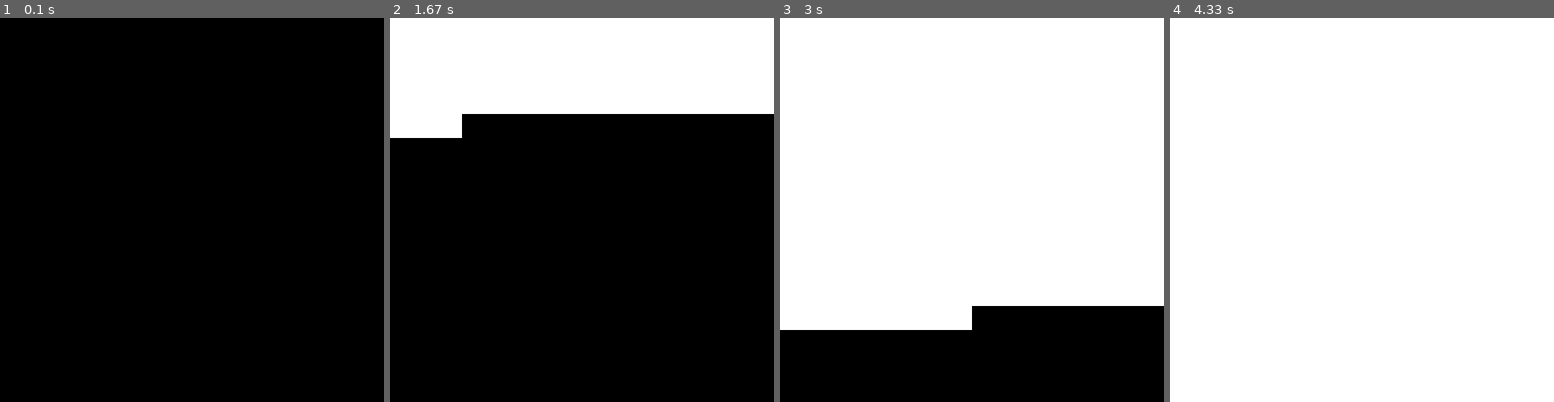
Above: before the commit, frames 1-4 (left to right).
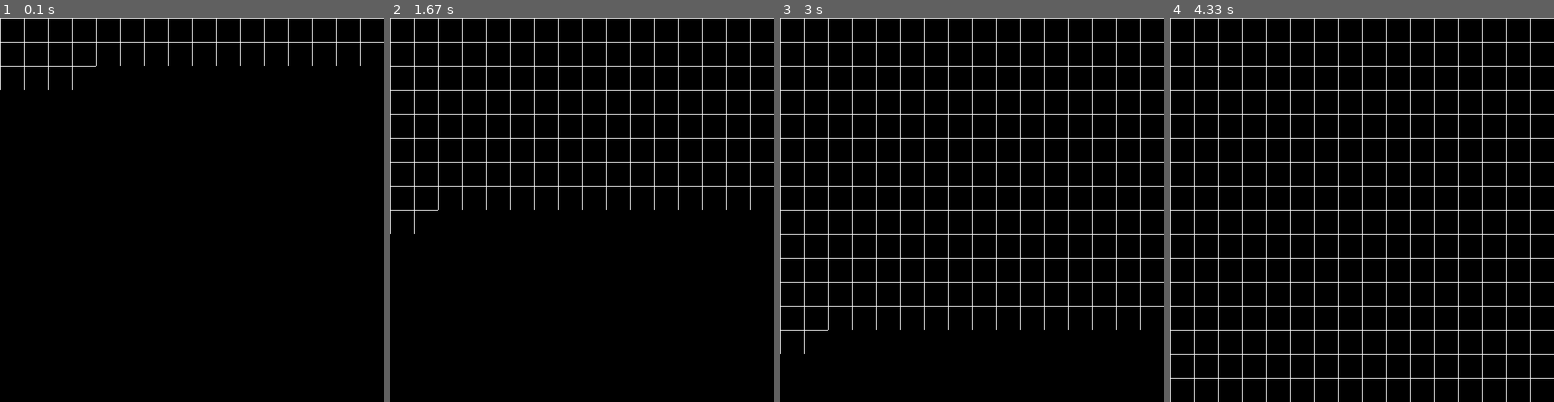
Above: after the commit, the same moments.

Repository: mdunn99/gameoflife
Game: pygame game, started from pygame_tut.py
The game is run twice, just before and just after one commit, with the same random seed, the same clock (stepped at 60 frames per second) and the same inputs.
Inputs:
- Up to frame 1 (0.1 s): no input
- Up to frame 2 (1.67 s): no input
- Up to frame 3 (3 s): no input
- Up to frame 4 (4.33 s): no input

The runs differ from the first frame. In frame 1, 0.9% of the frame differs, in the area x 0-100%, y 0-19%; in frame 2, 26%; in frame 3, 74%; in frame 4, 94%, in the area x 0-100%, y 0-100%.

Commit message:
draw grid

Diff:
--- a/pygame_tut.py
+++ b/pygame_tut.py
@@ -9,7 +9,7 @@
 # set color of live cell
 color = (255,255,255)
 
-array = np.ones((16, 16), dtype=int) # placeholder for real array
+array = np.zeros((16, 16), dtype=int) # placeholder for real array
 
 array_width_height = math.sqrt(array.size)
 
@@ -25,33 +25,30 @@
 # Game loop
 running = True
 while running:
-    sleep(1)
     for event in pygame.event.get():
         if event.type == pygame.QUIT:
             running = False
 
-    # because the screen is resizable, we want to continuously get the
-    # sizes so that we can fill the screen properly
-    screen_width, screen_height = screen.get_size()
-
+    # draw the grid
+    for row_i, row in enumerate(array):
+        for cell_i, cell in enumerate(row):
+            pygame.draw.rect(screen, (255,255,255),
+                             pygame.Rect(cell_i*cell_width,row_i*cell_height,1,cell_height))
+            pygame.draw.rect(screen, (255,255,255),
+                             pygame.Rect(cell_i*cell_width,row_i*cell_height,cell_width,1))
+            pygame.display.flip()
     # draw the array
     for row_i, row in enumerate(array):
         for cell_i, cell in enumerate(row):
-            #print(f"cell: {cell} at position {row_i, cell_i}")
+            # if the cell is active, draw it as such!
             if cell == 1:
+                # making the size of the cells "*0.99" makes the cells slightly smaller than the
+                # proper size of the whole cell, allowing the grid lines to be visible
                 pygame.draw.rect(screen, color,
-                                pygame.Rect(cell_i*cell_width,row_i*cell_height,cell_width,cell_height))
+                                pygame.Rect(cell_i*cell_width,row_i*cell_height,cell_width*0.99,cell_height*0.99))
+            pygame.display.flip()
+            sleep(0.005)
 
-            '''if i % (square_width*2) == 0:
-
-                print(f"drew rectangle at position {i}")
-            else:
-                continue'''
-            pygame.display.flip()
-            sleep(0.01)
-
-    sleep(1)
-    screen.fill((0,0,0))
     pygame.display.flip()
 # Quit Pygame
 pygame.quit()
